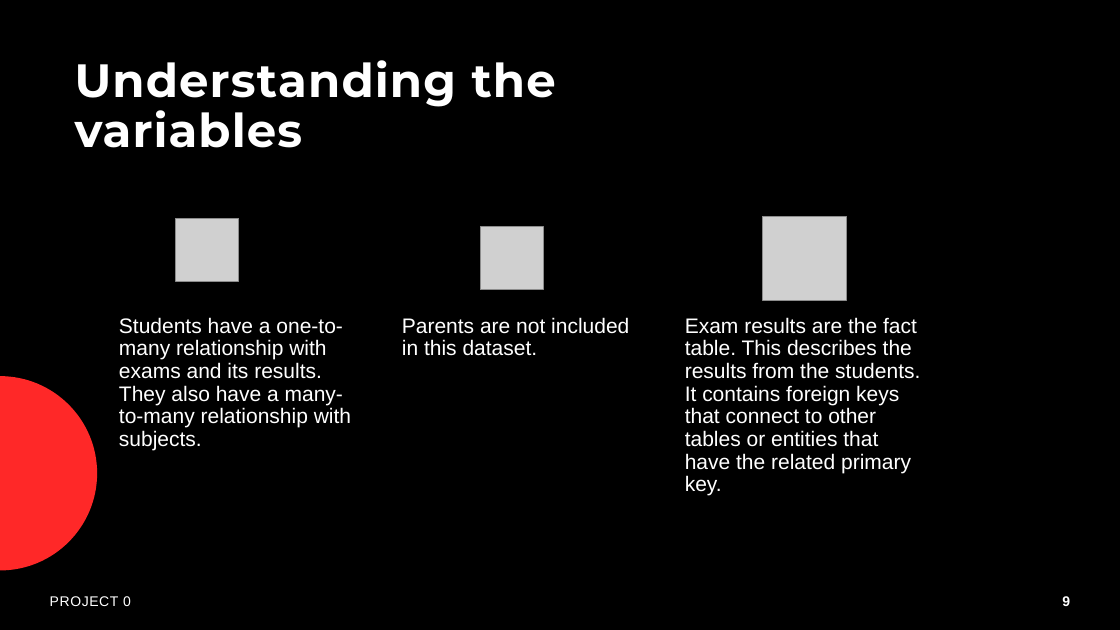
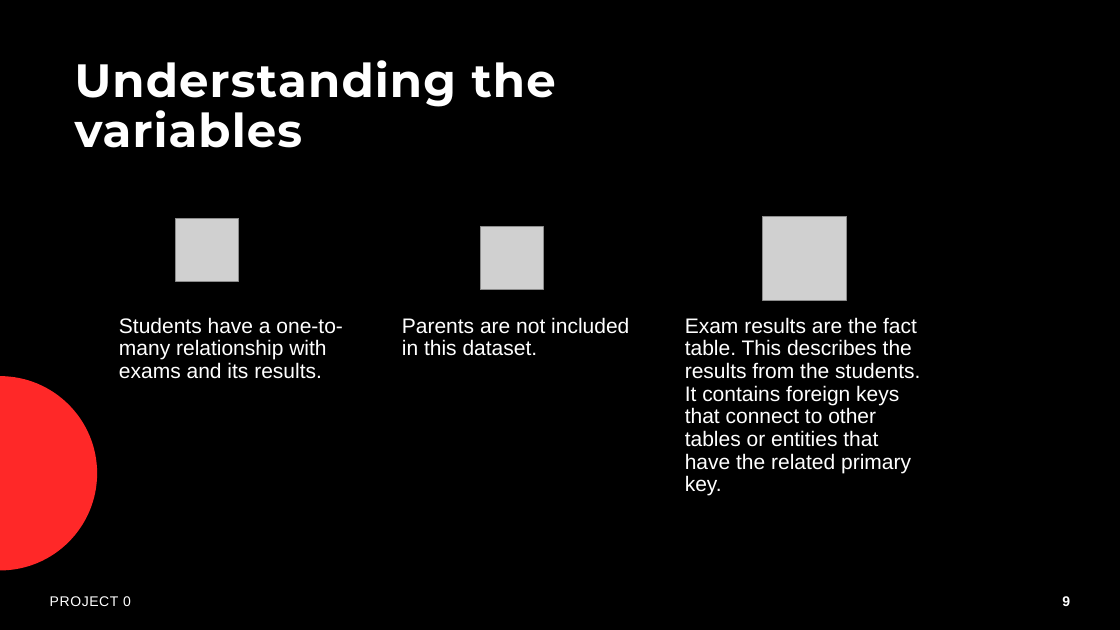
Before and after one commit to realaaron/DataAnalysisTraining, a slide deck: slide 9 of Project/Project0.pptx. Drawn at 1120x630 pixels with LibreOffice and Linux fonts; fonts in the diff are those of the drawing; grey boxes stand for pictures; background and template pictures are left out. Boxes give left, top, right and bottom in pixels: in the first picture for what was removed or moved away, otherwise in the second. Text is boxed around its words. In the diff, an @@ line names an element or a change of style, - is before the commit and + after.

```diff
--- a/Project/Project0.pptx
+++ b/Project/Project0.pptx
@@ text at <box>119,317,343,379</box>: text changed @@
-Students have a one-to-many relationship with exams and its results. They also have a many-to-many relationship with subjects.
+Students have a one-to-many relationship with exams and its results.
```
Also in this commit, not shown: 1 other slide changed.
